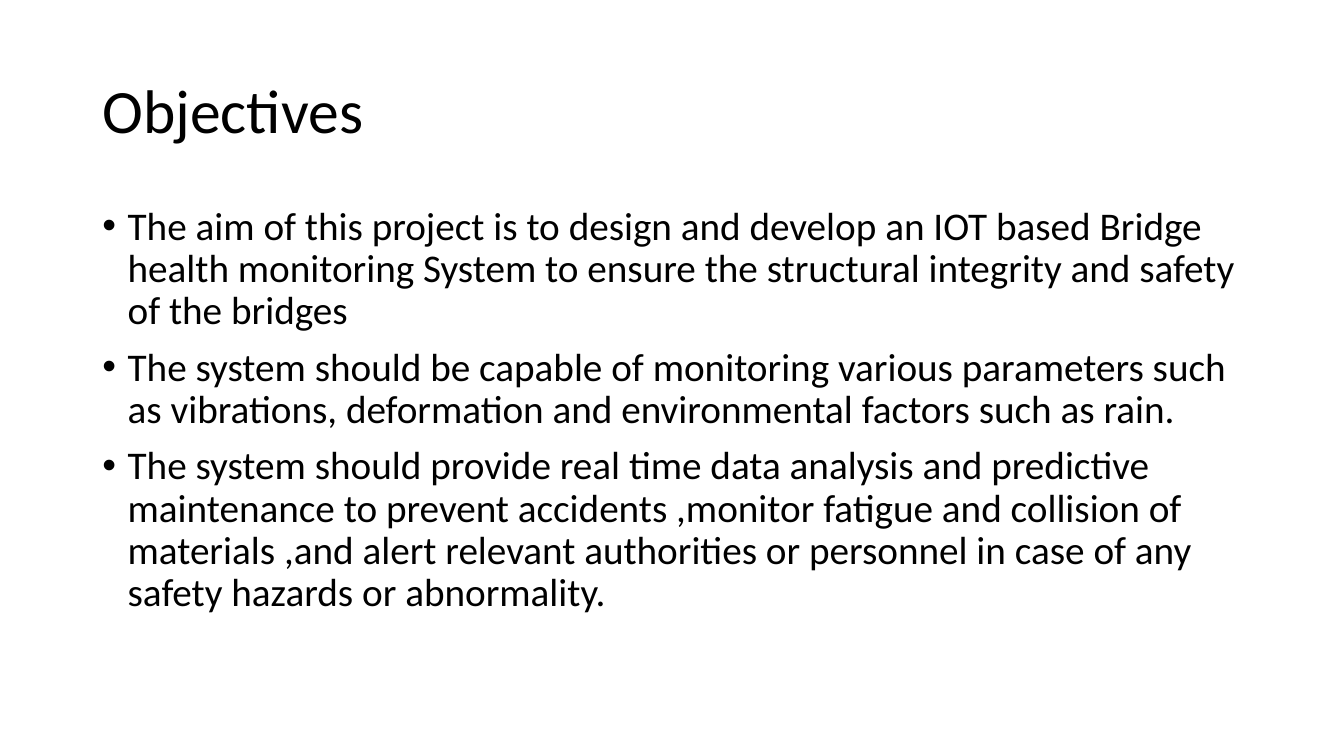
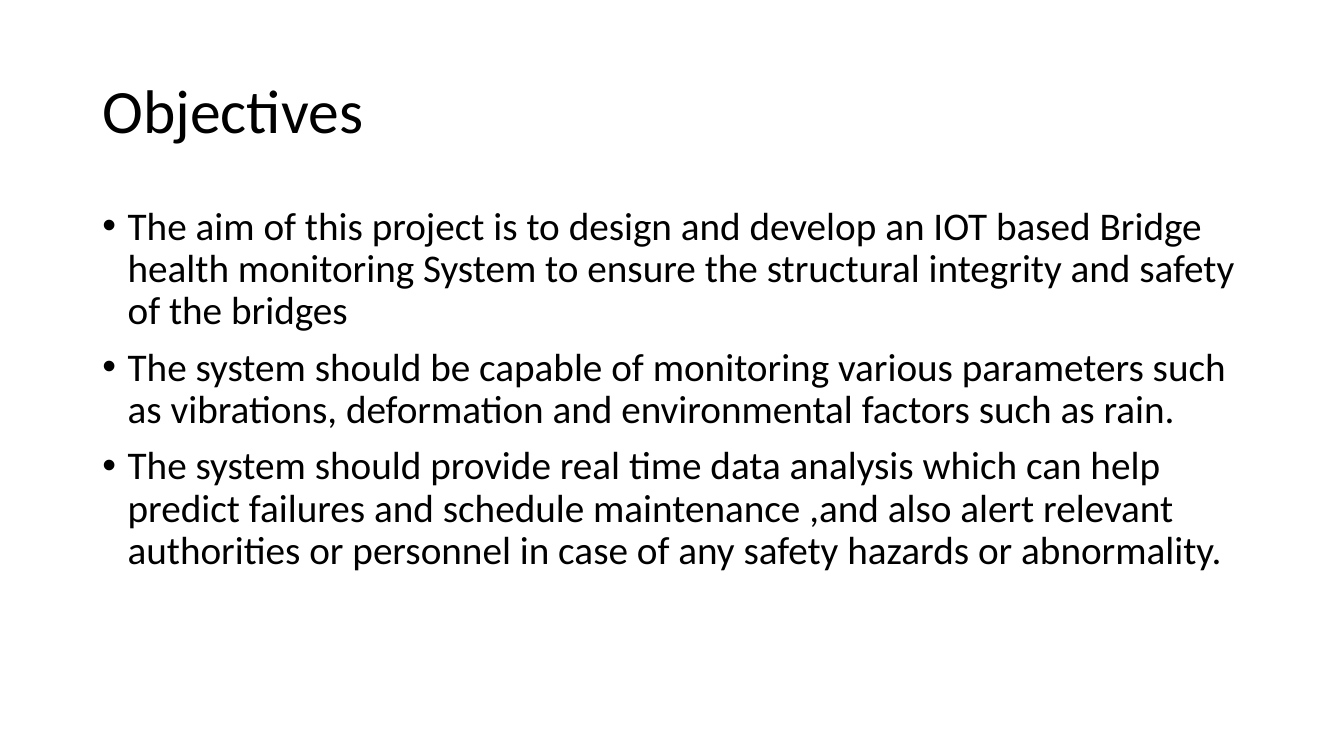
Before and after one commit to patrickmabziness360/Bridge_Health_Monitoring_System, a slide deck: slide 3 of Project Documents/IOT BRIDGE HEALTH MONITORING SYSTEM.pptx. Drawn at 1344x756 pixels with LibreOffice and Linux fonts; fonts in the diff are those of the drawing. Boxes give left, top, right and bottom in pixels: in the first picture for what was removed or moved away, otherwise in the second. Text is boxed around its words. In the diff, an @@ line names an element or a change of style, - is before the commit and + after.

```diff
--- a/Project Documents/IOT BRIDGE HEALTH MONITORING SYSTEM.pptx
+++ b/Project Documents/IOT BRIDGE HEALTH MONITORING SYSTEM.pptx
@@ text at <box>128,451,1221,571</box>: text changed @@
-• The system should provide real time data analysis and predictive maintenance to prevent accidents ,monitor fatigue and collision of materials ,and alert relevant authorities or personnel in case of any safety hazards or abnormality.
+• The system should provide real time data analysis which can help predict failures and schedule maintenance ,and also alert relevant authorities or personnel in case of any safety hazards or abnormality.
```
Also in this commit, not shown: 2 other slides changed, 6 other files.
